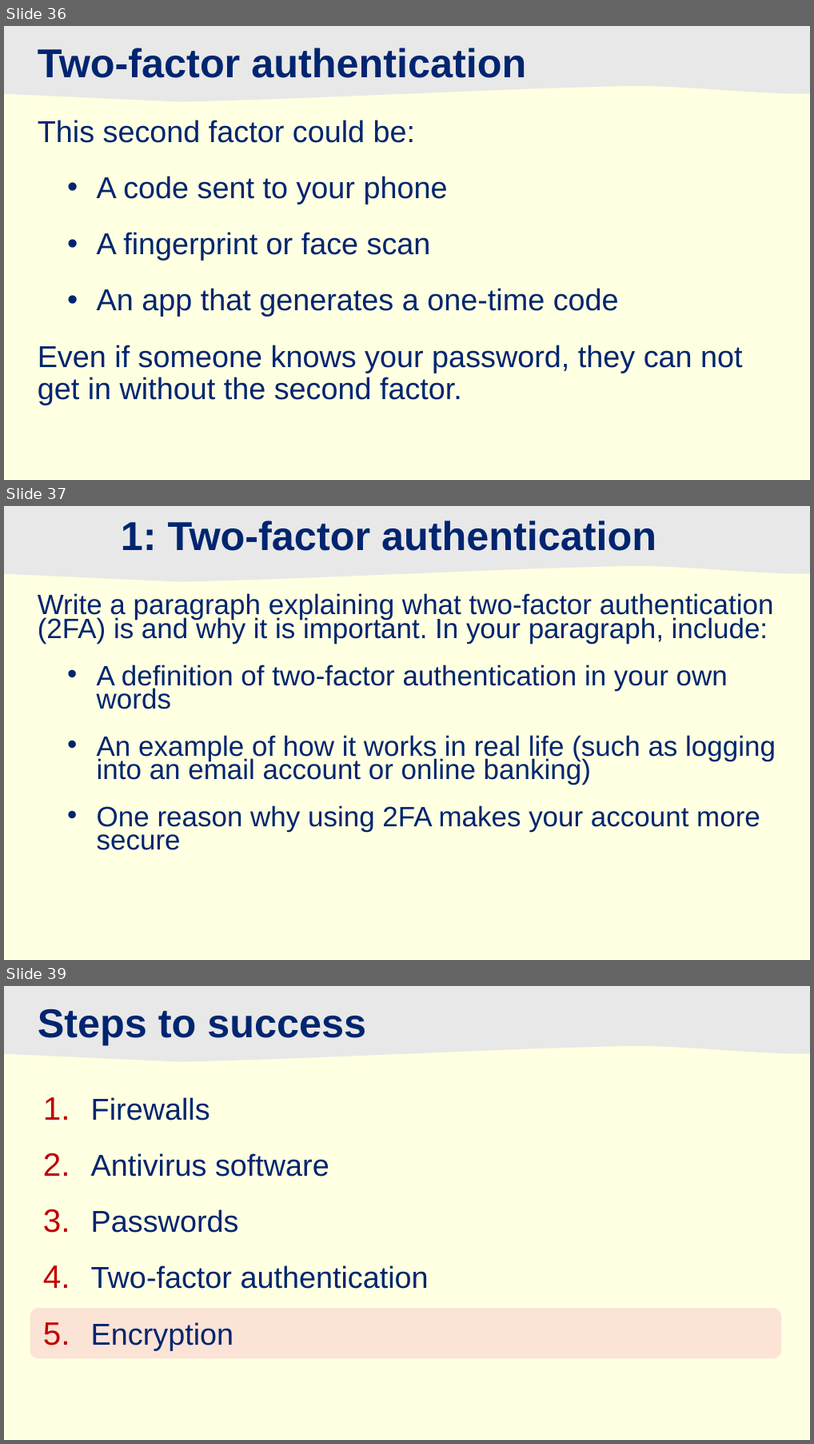
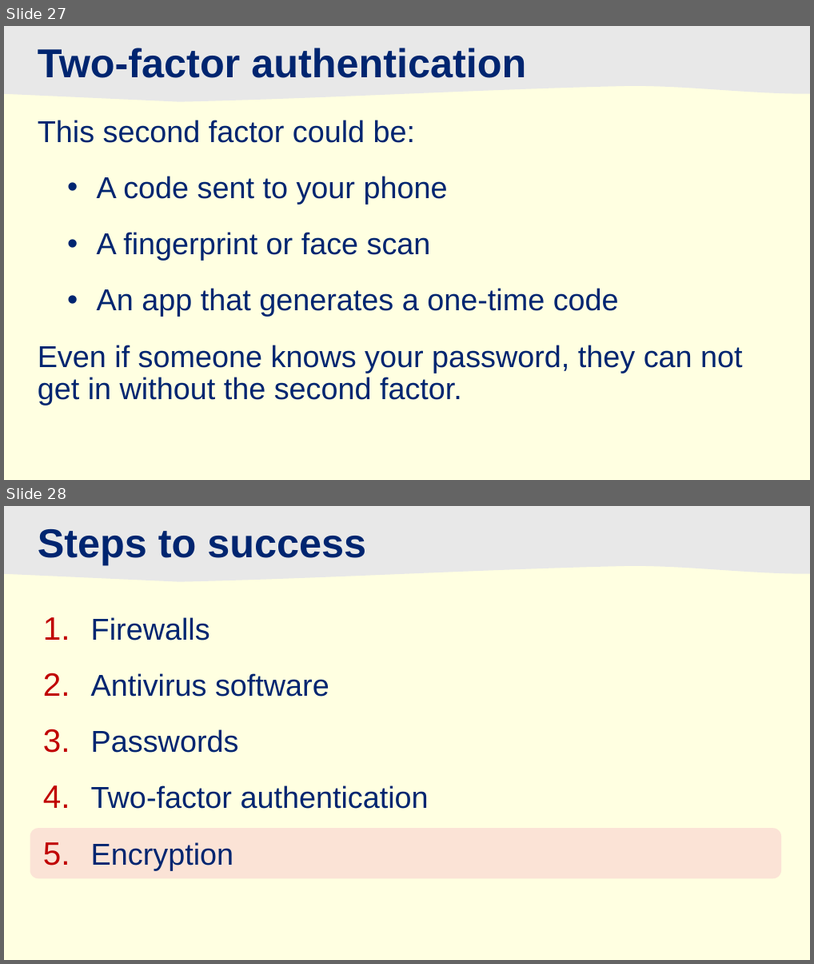
Before and after one commit to JFinnTeacher/TY-Introduction-to-Coding-with-Python, a slide deck: Lesson 05 - Understanding Cyber Threats/02_Cyber_Threats.pptx. Shown one above the other, each under a label of ours: slides 36, 37 and 39 before the commit, slides 27 and 28 after it; the slides between them are not shown. The pictures are 814x1444 and 814x964 pixels, drawn with LibreOffice and Linux fonts; fonts in the diff are those of the drawing; background and template pictures are left out. Boxes give left, top, right and bottom in pixels: in the first picture for what was removed or moved away, otherwise in the second. Text is boxed around its words. In the diff, an @@ line names an element or a change of style, - is before the commit and + after.

```diff
--- a/Lesson 05 - Understanding Cyber Threats/02_Cyber_Threats.pptx
+++ b/Lesson 05 - Understanding Cyber Threats/02_Cyber_Threats.pptx
@@ slide 37 removed at (x1=4, y1=506, x2=810, y2=960), background #FFFFE1; not listed: 1 template element that a slide beside it also shows @@
@@ title removed at (x1=121, y1=520, x2=657, y2=551) @@
-1: Two-factor authentication
@@ text removed at (x1=38, y1=593, x2=776, y2=850) @@
-Write a paragraph explaining what two-factor authentication (2FA) is and why it is important. In your paragraph, include:
-• A definition of two-factor authentication in your own words
-• An example of how it works in real life (such as logging into an email account or online banking)
-• One reason why using 2FA makes your account more secure
@@ what was slide 36 is now slide 27 @@
@@ what was slide 39 is now slide 28 @@
```
Also in this commit, not shown: 1 slide changed, 18 other slides removed, 9 other files.
